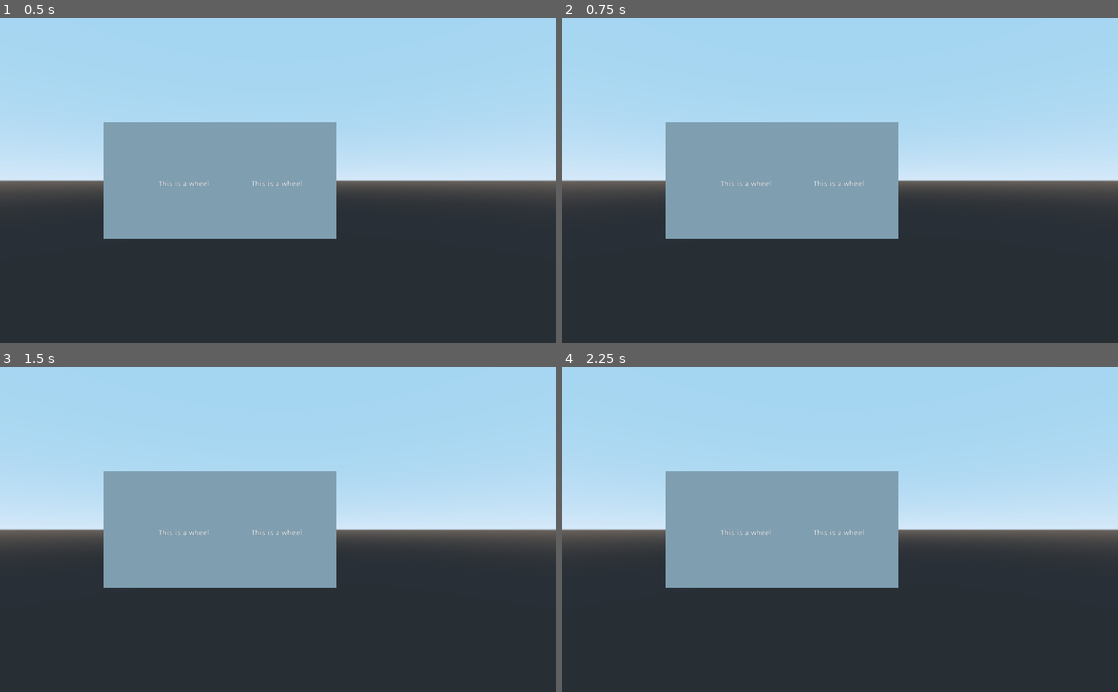
Above: before the commit, frames 1-4 (two rows, left to right).
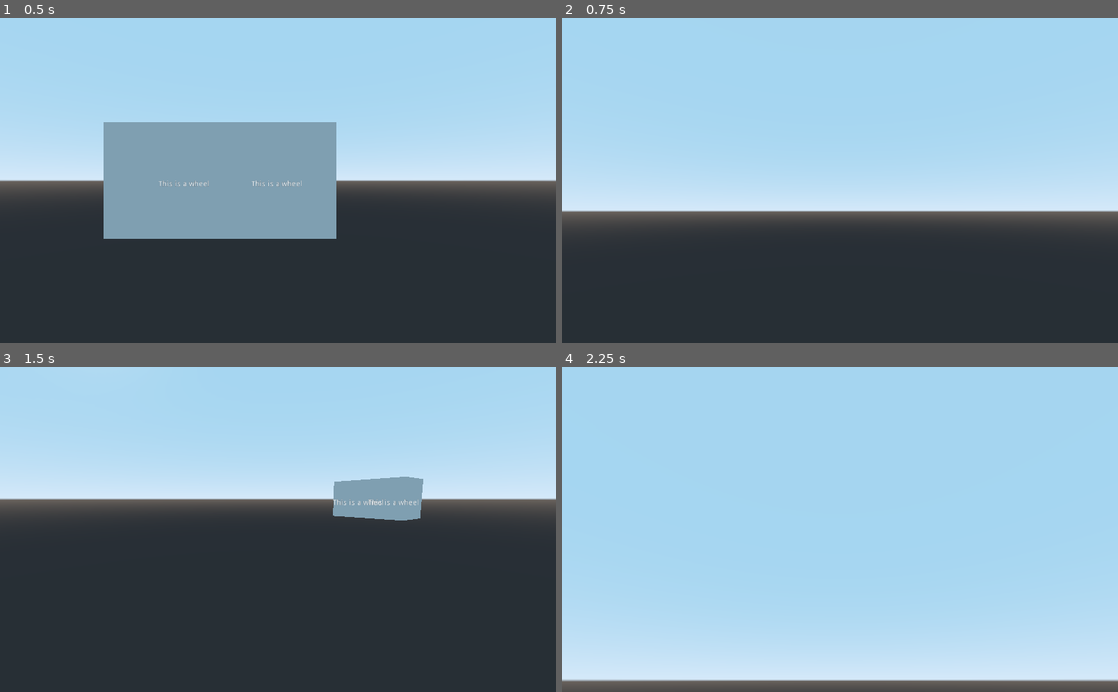
Above: after the commit, the same moments.

Repository: migouche/Create-Sandbox-Godot
Game: Godot game, scene res://test scene.tscn
The game is run twice, just before and just after one commit, with the same random seed, the same clock (stepped at 60 frames per second) and the same inputs.
Inputs (mouse positions are in pixels of both pictures, inside the frame that each line leads up to):
- Up to frame 1 (0.5 s): no input
- Up to frame 2 (0.75 s): tap Enter at 0.5 s; move the mouse to (962, 164) at 0.52 s; hold D from 0.53 s (still down)
- Up to frame 3 (1.5 s): tap Space at 1.25 s; move the mouse to (166, 545) at 1.27 s; release D at 1.28 s; hold S from 1.28 s (still down)
- Up to frame 4 (2.25 s): move the mouse to (895, 458) at 2.02 s; release S at 2.03 s; hold D from 2.03 s (still down)

Frame 1 is identical in both runs. In frame 2, 23% of the frame differs, in the area x 0-100%, y 32-68%; in frame 3, 24%; in frame 4, 63%, in the area x 0-100%, y 32-100%.

Commit message:
basic fps movement!

Diff:
--- /dev/null
+++ b/Scripts/movement/camera_vertical_rotation.gd
@@ -0,0 +1,7 @@
+extends Spatial
+
+class_name VRot
+
+func _input(event):
+	if event is InputEventMouseMotion:
+		rotate_x(deg2rad(-event.relative.y * get_parent().MOUSE_SENSITIVITY))
--- /dev/null
+++ b/Scripts/movement/movement.gd
@@ -0,0 +1,28 @@
+extends Spatial
+
+class_name Movement
+
+export var speed : float
+export var MOUSE_SENSITIVITY : float
+
+func _ready():
+	Input.set_mouse_mode(Input.MOUSE_MODE_CAPTURED)
+
+func _input(event):
+	if event is InputEventMouseMotion:
+		rotate_y(deg2rad(-event.relative.x * MOUSE_SENSITIVITY))
+
+func _process(delta):
+	var _movement = Vector3.ZERO
+	if Input.is_key_pressed(KEY_W):
+		_movement -= Vector3(0, 0, 1)
+	if Input.is_key_pressed(KEY_S):
+		_movement += Vector3(0, 0, 1)
+	if Input.is_key_pressed(KEY_D):
+		_movement += Vector3(1, 0, 0)
+	if Input.is_key_pressed(KEY_A):
+		_movement -= Vector3(1, 0, 0)
+	translate_object_local(_movement.normalized() * speed * delta)
+
+	if Input.is_key_pressed(KEY_ESCAPE):
+		get_tree().quit()
--- a/project.godot
+++ b/project.godot
@@ -13,9 +13,21 @@
 "class": "Gear",
 "language": "GDScript",
 "path": "res://Scripts/gear.gd"
+}, {
+"base": "Spatial",
+"class": "Movement",
+"language": "GDScript",
+"path": "res://Scripts/movement/movement.gd"
+}, {
+"base": "Spatial",
+"class": "VRot",
+"language": "GDScript",
+"path": "res://Scripts/movement/camera_vertical_rotation.gd"
 } ]
 _global_script_class_icons={
-"Gear": ""
+"Gear": "",
+"Movement": "",
+"VRot": ""
 }
 
 [application]
--- a/test scene.tscn
+++ b/test scene.tscn
@@ -1,6 +1,8 @@
-[gd_scene load_steps=2 format=2]
+[gd_scene load_steps=4 format=2]
 
+[ext_resource path="res://Scripts/movement/movement.gd" type="Script" id=1]
 [ext_resource path="res://Scripts/gear.gd" type="Script" id=2]
+[ext_resource path="res://Scripts/movement/camera_vertical_rotation.gd" type="Script" id=3]
 
 [node name="Spatial" type="Spatial"]
 
@@ -35,5 +37,11 @@
 "_editor_description_": ""
 }
 
-[node name="Camera" type="Camera" parent="."]
+[node name="Player" type="Spatial" parent="."]
 transform = Transform( -4.37114e-08, 0, -1, 0, 1, 0, 1, 0, -4.37114e-08, -5, 0, 0 )
+script = ExtResource( 1 )
+speed = 10.0
+MOUSE_SENSITIVITY = 0.25
+
+[node name="Camera" type="Camera" parent="Player"]
+script = ExtResource( 3 )
